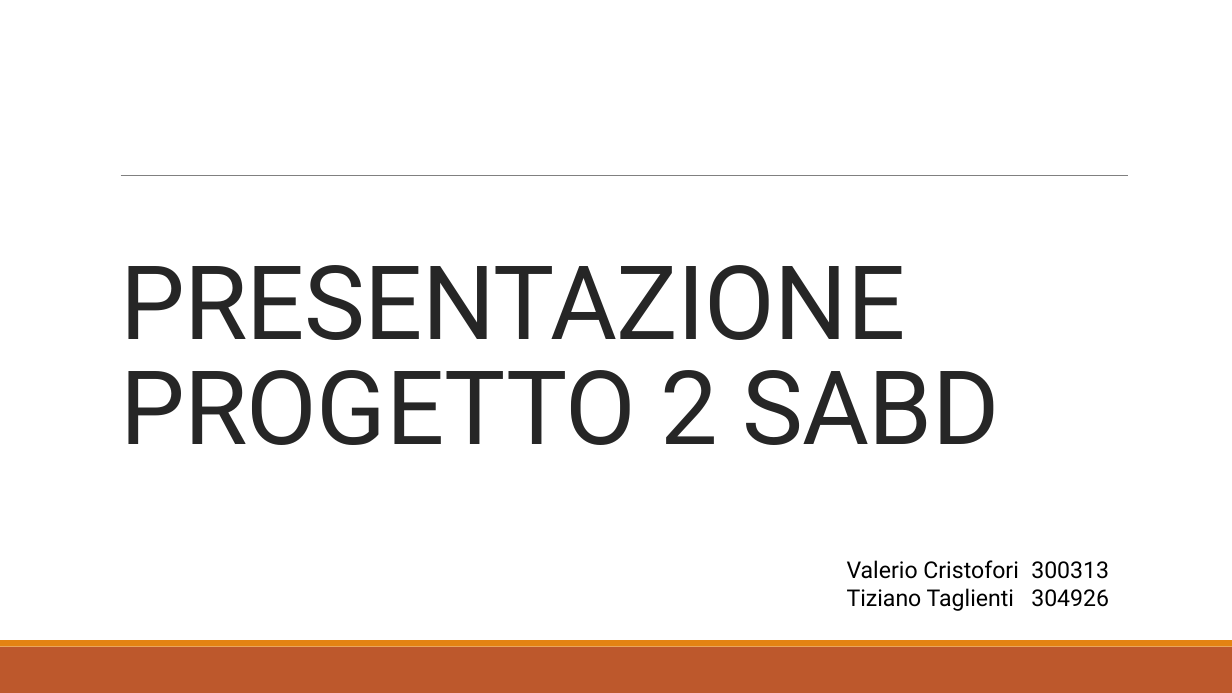
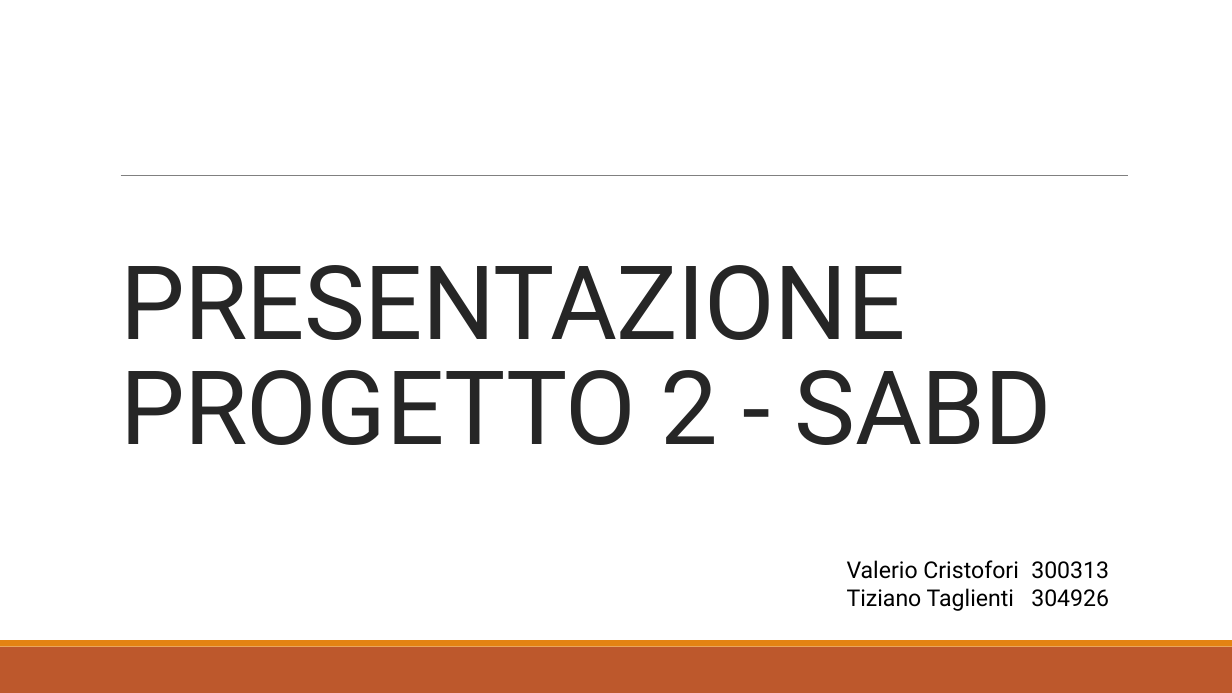
Before and after one commit to tizianotaglienti/sabd2021-project2, a slide deck: slide 1 of PROGETTO SABD 2.pptx. Drawn at 1232x693 pixels with LibreOffice and Linux fonts; fonts in the diff are those of the drawing. Boxes give left, top, right and bottom in pixels: in the first picture for what was removed or moved away, otherwise in the second. Text is boxed around its words. In the diff, an @@ line names an element or a change of style, - is before the commit and + after.

```diff
--- a/PROGETTO SABD 2.pptx
+++ b/PROGETTO SABD 2.pptx
@@ text at [120,370,1052,445]: text changed @@
-PROGETTO 2 SABD
+PROGETTO 2 - SABD
```
Also in this commit, not shown: 2 other slides changed, 3 slides added, 1 slide removed.
